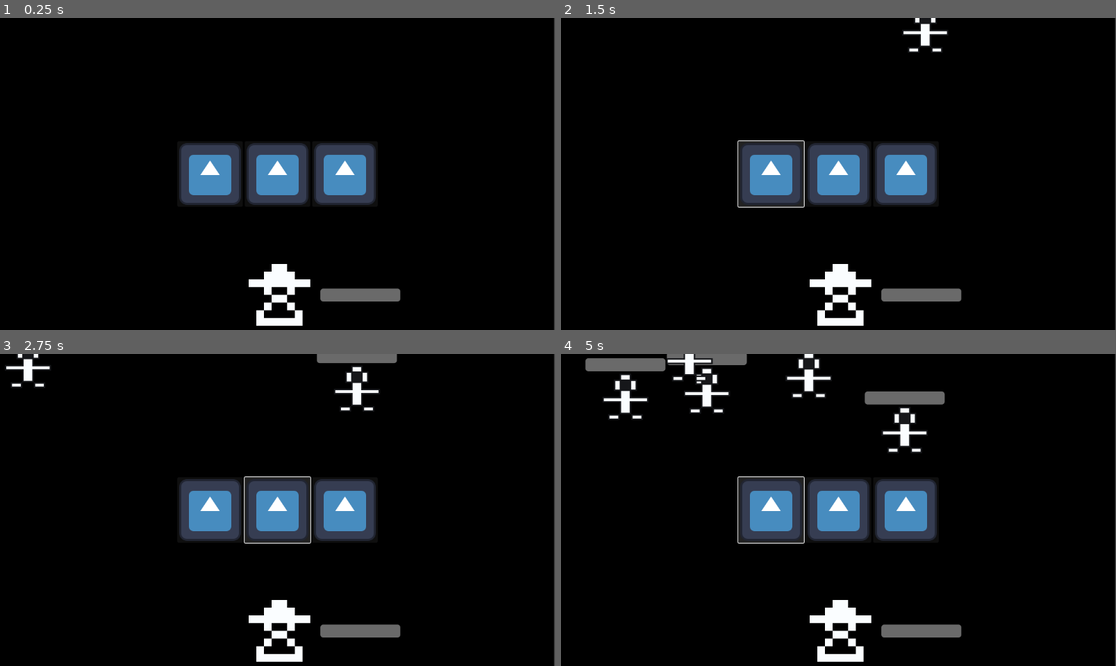
Above: before the commit, frames 1-4 (two rows, left to right).
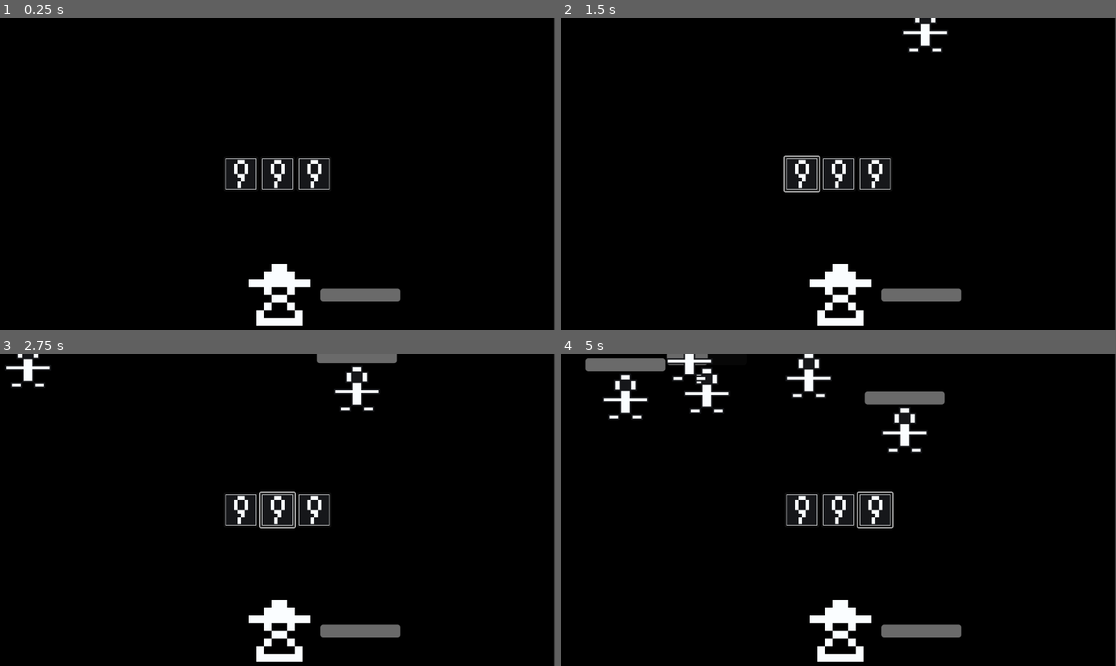
Above: after the commit, the same moments.

Repository: ThomasApplewhite/FIREBALL-Prototype
Game: Godot game, scene res://Source/Utils/dev_scene.tscn
Two runs of this game, one before a commit and one after it. Both use one fixed random seed, a clock stepped at 60 frames per second and the inputs below. The engine's default icon, where the game draws it, is replaced by a stand-in: a white triangle on a blue panel in a dark square.
Inputs (mouse positions are in pixels of both pictures, inside the frame that each line leads up to):
- Up to frame 1 (0.25 s): no input
- Up to frame 2 (1.5 s): click (771, 174) at 0.52 s; click (799, 174) at 1.27 s
- Up to frame 3 (2.75 s): click (277, 510) at 2.02 s
- Up to frame 4 (5 s): click (905, 510) at 2.77 s; click (877, 510) at 3.52 s; click (771, 510) at 4.27 s

The runs differ from the first frame. In frame 1, 6.5% of the frame differs, in the area x 32-68%, y 40-60%; in frame 2, 6.9%; in frame 3, 6.9%; in frame 4, 7.2%, in the area x 26-68%, y 0-61%.

Commit message:
Zap Slepp Icon

Diff:
--- a/Assets/Spells/SpellData/stub_spell_data.tres
+++ b/Assets/Spells/SpellData/stub_spell_data.tres
@@ -2,10 +2,10 @@
 
 [ext_resource type="Script" path="res://Source/Utils/spell_data.gd" id="1_8luxm"]
 [ext_resource type="PackedScene" uid="uid://cld4jmh16vpm2" path="res://Source/Spells/stub_spell.tscn" id="1_wk663"]
-[ext_resource type="Texture2D" uid="uid://bi23ey7rnwkoi" path="res://icon.svg" id="3_7je8v"]
+[ext_resource type="Texture2D" uid="uid://ckbkt1riqg5mw" path="res://Assets/Icons/ZapSpellIcon.png" id="3_0op43"]
 
 [resource]
 script = ExtResource("1_8luxm")
 spell_name = "Zap"
-spell_icon = ExtResource("3_7je8v")
+spell_icon = ExtResource("3_0op43")
 packed_spell = ExtResource("1_wk663")
Binary file added: Assets/Icons/ZapSpellIcon.png
Not shown, added: Assets/Icons/ZapSpellIcon.png.import
Not shown, changed: Docs/Home/DevelopmentDocs/GameplayDevelopment.txt
Not shown, added: Docs/Home/DevelopmentDocs/SpellDevelopmentToDos.txt
Not shown, added: PixeloramaProjects/ZapSpellIcon.pxo
